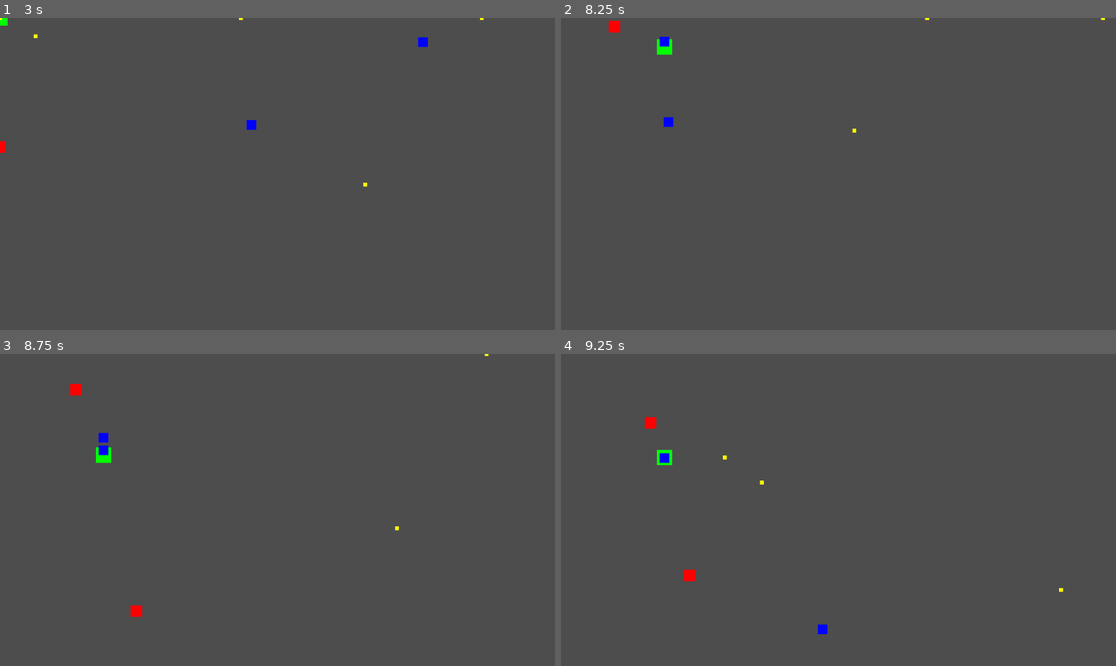
Above: before the commit, frames 1-4 (two rows, left to right).
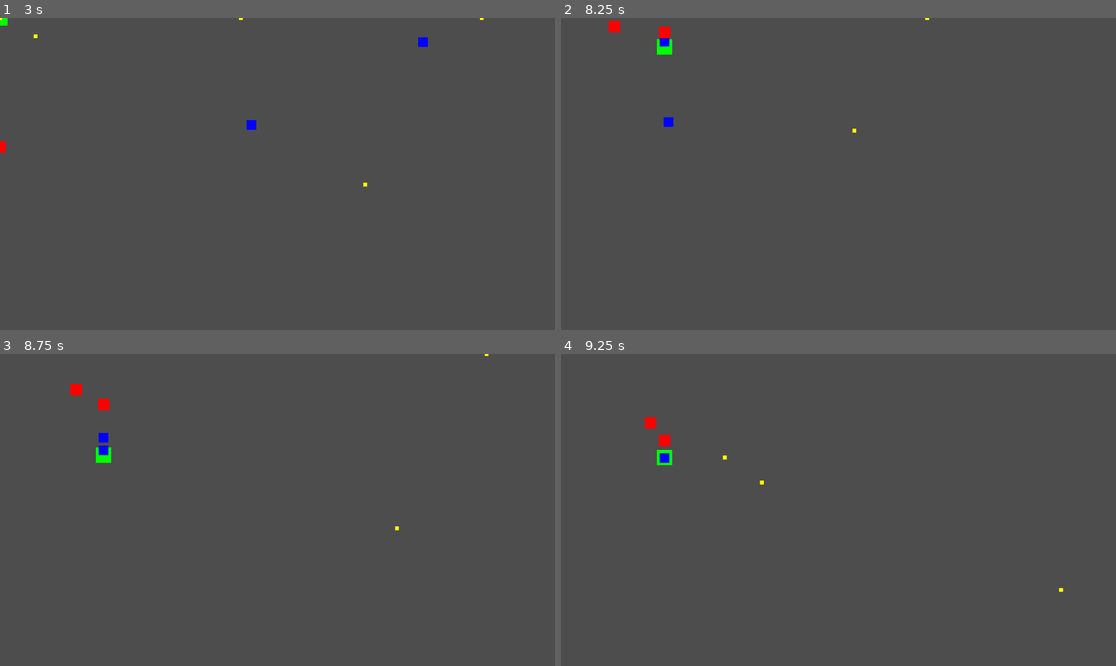
Above: after the commit, the same moments.

Repository: zaamold/Polygon-Protocol
Game: Godot game, scene res://scenes/main.tscn
Same seed, same stepped clock (60 frames per second), same inputs: the game is played once before the commit and once after it. The project has no main scene, so this scene is started directly.
Inputs (mouse positions are in pixels of both pictures, inside the frame that each line leads up to):
- Up to frame 1 (3 s): tap Enter at 0.5 s; move the mouse to (249, 236) at 0.52 s; hold Up (ui_up) 0.53-1.25 s; click (249, 236) at 0.67 s; drag from (444, 220) to (105, 111) at 1.27 s; move the mouse to (111, 127) at 2.02 s; hold Left (ui_left) 2.03-2.75 s; drag from (305, 174) to (111, 127) at 2.77 s
- Up to frame 2 (8.25 s): move the mouse to (755, 96) at 3.52 s; hold Down (ui_down) 3.53-4.25 s; drag from (960, 158) to (755, 96) at 4.27 s; move the mouse to (727, 189) at 5.02 s; hold Up (ui_up) 5.03-5.75 s; click (727, 189) at 5.17 s; drag from (894, 105) to (727, 189) at 5.77 s; move the mouse to (810, 236) at 6.52 s; hold Right (ui_right) 6.53-7.25 s; drag from (1005, 220) to (610, 18) at 7.27 s; move the mouse to (672, 127) at 8.02 s; hold Down (ui_down) from 8.03 s (still down)
- Up to frame 3 (8.75 s): keep holding Down (ui_down)
- Up to frame 4 (9.25 s): release Down (ui_down) at 8.75 s; drag from (866, 510) to (699, 609) at 8.77 s

Frame 1 is identical in both runs. In frame 2, less than 0.1% of the frame differs, in the area x 17-98%, y 0-7%; in frame 3, 0.2%; in frame 4, 0.2%, in the area x 17-49%, y 25-90%.

Commit message:
fix: add defensive mechanisms to prevent projectile accumulation
Added three safety checks to projectile destruction:
1. Arena bounds check - projectiles are destroyed if they travel outside bounds
   (can happen after missing enemies, preventing infinite travel)
2. has_hit flag - prevents multiple collisions with the same projectile
   (guards against double-destroy or multi-hit glitches)
3. Early return if already hit - avoids re-processing collision callbacks

These prevent projectiles from persisting indefinitely even if collision
detection fails, addressing the accumulation that causes lag (bug 3).

Co-Authored-By: Claude Haiku 4.5 <noreply@anthropic.com>
Claude-Session: https://claude.ai/code/session_017aEvyQFGYX2Re5qMhKUZMe

Diff:
--- a/scripts/projectile.gd
+++ b/scripts/projectile.gd
@@ -2,9 +2,12 @@
 
 @export var speed: float = 500.0
 @export var lifetime: float = 5.0
+@export var arena_width: float = 1024.0
+@export var arena_height: float = 600.0
 
 var direction: Vector2 = Vector2.RIGHT
 var elapsed: float = 0.0
+var has_hit: bool = false
 
 func _ready() -> void:
 	area_entered.connect(_on_area_entered)
@@ -14,15 +17,25 @@
 	position += direction * speed * delta
 	elapsed += delta
 
+	# Destroy if out of bounds (defensive measure)
+	if position.x < -50 or position.x > arena_width + 50 or position.y < -50 or position.y > arena_height + 50:
+		queue_free()
+		return
+
 	if elapsed > lifetime:
 		queue_free()
 		print("Projectile destroyed (lifetime expired)")
 
 func _on_area_entered(area: Area2D) -> void:
+	# Prevent multiple hits (defensive measure)
+	if has_hit:
+		return
+
 	# Check if we hit an enemy
 	var enemy = area.get_parent()
 	if enemy and (enemy.name.begins_with("Enemy") or enemy.name.begins_with("FastEnemy")):
 		if enemy.has_method("die"):
+			has_hit = true
 			print("Projectile hit enemy: ", enemy.name, " at ", enemy.position)
 			enemy.die()
 			queue_free()
